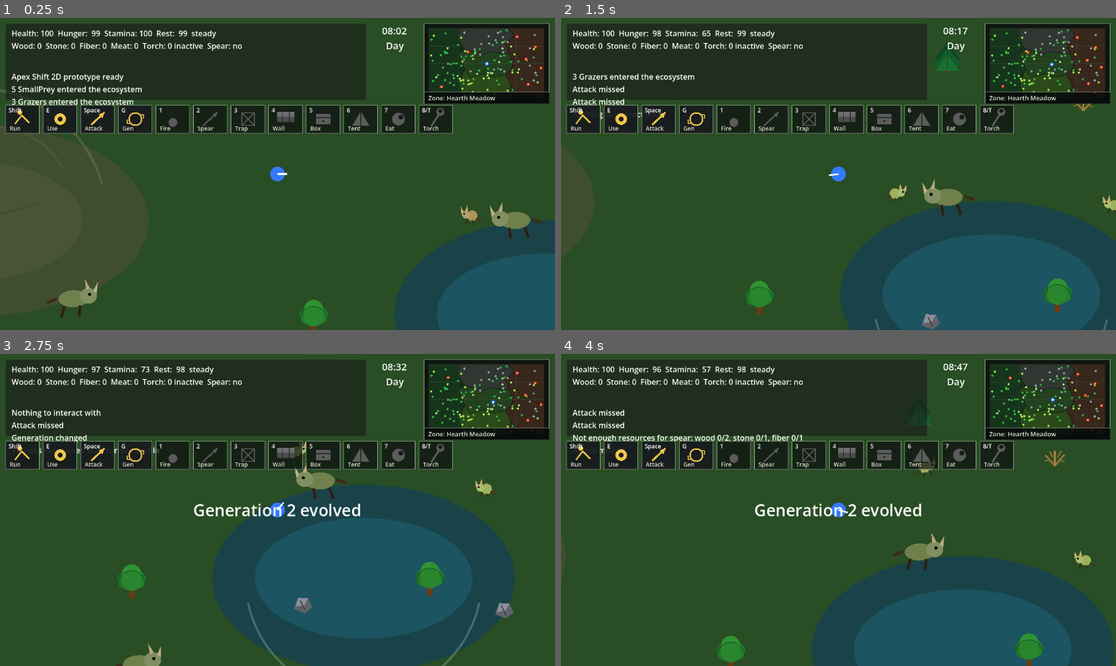
Above: before the commit, frames 1-4 (two rows, left to right).
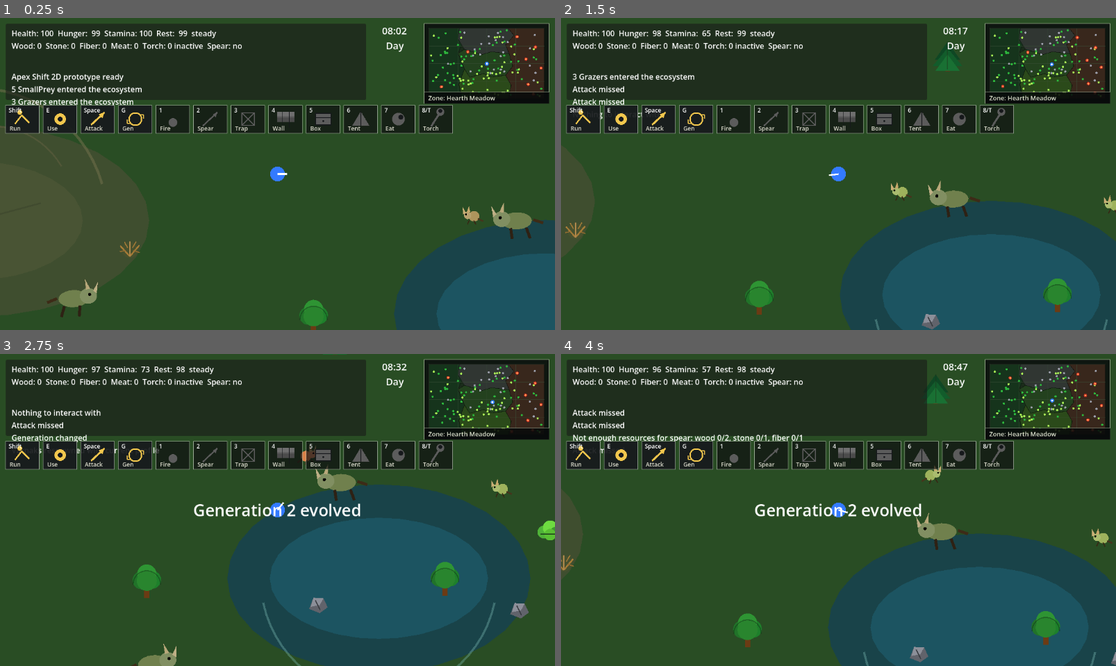
Above: after the commit, the same moments.

Repository: krisstoof/apex-shift-2d
Game: Godot game, scene res://scenes/main.tscn
Same seed, same stepped clock (60 frames per second), same inputs: the game is played once before the commit and once after it.
Inputs (mouse positions are in pixels of both pictures, inside the frame that each line leads up to):
- Up to frame 1 (0.25 s): no input
- Up to frame 2 (1.5 s): tap Enter at 0.5 s; move the mouse to (960, 158) at 0.52 s; hold D (move_right) 0.53-1.28 s; hold Shift 0.53-1.28 s; click (960, 158) at 0.67 s; tap Space at 0.77 s; move the mouse to (727, 189) at 1.27 s; hold S (move_down) from 1.28 s (still down); tap E at 1.35 s
- Up to frame 3 (2.75 s): tap Space at 1.52 s; move the mouse to (333, 441) at 2.02 s; release S (move_down) at 2.03 s; hold D (move_right) from 2.03 s (still down); tap G at 2.1 s
- Up to frame 4 (4 s): move the mouse to (810, 572) at 2.77 s; release D (move_right) at 2.78 s; hold W (move_up) 2.78-3.53 s; tap 1 at 2.85 s; click (810, 572) at 2.92 s; tap Space at 3.02, 3.77 s; move the mouse to (1005, 556) at 3.52 s; hold A (move_left) from 3.53 s (still down); tap 2 at 3.6 s

The runs differ from the first frame. In frame 1, 0.3% of the frame differs, in the area x 21-98%, y 4-77%; in frame 2, 0.6%; in frame 3, 6.0%; in frame 4, 6.9%, in the area x 0-100%, y 4-100%.

Commit message:
feature/#74 Add ponds as terrain landmarks and water sources

Diff:
--- a/scripts/creatures/grazer.gd
+++ b/scripts/creatures/grazer.gd
@@ -205,7 +205,7 @@
 	if direction.length_squared() <= 1.0:
 		velocity = Vector2.ZERO
 		return
-	velocity = direction.normalized() * move_speed
+	velocity = direction.normalized() * move_speed * _get_terrain_speed_multiplier()
 	_face_target(target)
 
 
@@ -317,6 +317,13 @@
 
 func _get_world_rect() -> Rect2:
 	return WORLD_CONFIG.WORLD_RECT.grow(-WORLD_EDGE_PADDING)
+
+
+func _get_terrain_speed_multiplier() -> float:
+	var world := get_tree().current_scene.get_node_or_null("World")
+	if world and world.has_method("get_terrain_speed_multiplier"):
+		return float(world.get_terrain_speed_multiplier(global_position))
+	return 1.0
 
 
 func _set_state(next_state: State) -> void:
--- a/scripts/creatures/small_prey.gd
+++ b/scripts/creatures/small_prey.gd
@@ -146,7 +146,7 @@
 	if direction.length_squared() <= 1.0:
 		velocity = Vector2.ZERO
 		return
-	velocity = direction.normalized() * move_speed
+	velocity = direction.normalized() * move_speed * _get_terrain_speed_multiplier()
 	_face_target(target)
 
 
@@ -237,6 +237,13 @@
 
 func _get_world_rect() -> Rect2:
 	return WORLD_CONFIG.WORLD_RECT.grow(-WORLD_EDGE_PADDING)
+
+
+func _get_terrain_speed_multiplier() -> float:
+	var world := get_tree().current_scene.get_node_or_null("World")
+	if world and world.has_method("get_terrain_speed_multiplier"):
+		return float(world.get_terrain_speed_multiplier(global_position))
+	return 1.0
 
 
 func _set_state(next_state: State) -> void:
--- a/scripts/creatures/varnak.gd
+++ b/scripts/creatures/varnak.gd
@@ -328,7 +328,7 @@
 	if direction.length_squared() <= 1.0:
 		velocity = Vector2.ZERO
 		return
-	velocity = direction.normalized() * move_speed
+	velocity = direction.normalized() * move_speed * _get_terrain_speed_multiplier()
 	_face_target(target)
 
 
@@ -439,6 +439,13 @@
 
 func _get_world_rect() -> Rect2:
 	return WORLD_CONFIG.WORLD_RECT.grow(-WORLD_EDGE_PADDING)
+
+
+func _get_terrain_speed_multiplier() -> float:
+	var world := get_tree().current_scene.get_node_or_null("World")
+	if world and world.has_method("get_terrain_speed_multiplier"):
+		return float(world.get_terrain_speed_multiplier(global_position))
+	return 1.0
 
 
 func _die(source: String) -> void:
--- a/scripts/player/player.gd
+++ b/scripts/player/player.gd
@@ -54,7 +54,7 @@
 	_face_mouse()
 	var input_vector := Input.get_vector("move_left", "move_right", "move_up", "move_down")
 	var wants_run := Input.is_key_pressed(KEY_SHIFT) and stats.can_run() and input_vector.length() > 0.0
-	var speed := (run_speed if wants_run else walk_speed) * stats.get_speed_multiplier()
+	var speed := (run_speed if wants_run else walk_speed) * stats.get_speed_multiplier() * _get_terrain_speed_multiplier()
 	velocity = input_vector * speed
 	move_and_slide()
 	global_position.x = clamp(global_position.x, -world_limits.x, world_limits.x)
@@ -124,6 +124,13 @@
 	return torch_remaining_seconds if is_torch_active() else 0.0
 
 
+func _get_terrain_speed_multiplier() -> float:
+	var world := get_tree().current_scene.get_node_or_null("World")
+	if world and world.has_method("get_terrain_speed_multiplier"):
+		return float(world.get_terrain_speed_multiplier(global_position))
+	return 1.0
+
+
 func debug_add_item(item_name: String, amount := 1) -> void:
 	if item_name == "spear":
 		has_spear = true
--- a/scripts/ui/debug_panel.gd
+++ b/scripts/ui/debug_panel.gd
@@ -314,6 +314,10 @@
 	])
 	lines.append("Landmarks: %s" % _get_landmark_summary_text())
 	lines.append("Hill markers: %d" % get_tree().get_nodes_in_group("hill_landmarks").size())
+	lines.append("Pond markers: %d | Water sources: %d" % [
+		get_tree().get_nodes_in_group("pond_landmarks").size(),
+		get_tree().get_nodes_in_group("water_sources").size()
+	])
 	lines.append("Growth: %s" % _get_resource_growth_text())
 	return "\n".join(lines)
 
--- a/scripts/world/world.gd
+++ b/scripts/world/world.gd
@@ -25,6 +25,10 @@
 const CREATURE_BOUND_GROUPS := ["varnak", "small_prey", "grazer"]
 const CREATURE_BOUND_TELEPORT_PADDING := 36.0
 const HILL_RESOURCE_BLOCK_RADIUS_FACTOR := 0.72
+const POND_SPEED_MULTIPLIER := 0.68
+const POND_VEGETATION_BONUS_COUNT := 3
+const POND_VEGETATION_RING_MIN_FACTOR := 0.82
+const POND_VEGETATION_RING_MAX_FACTOR := 1.35
 
 var evolution_director: Node
 var day_night_system: Node
@@ -36,6 +40,7 @@
 var small_prey_spawn_timer := 0.0
 var landmarks: Array[Dictionary] = []
 var hill_landmarks: Array[Dictionary] = []
+var pond_landmarks: Array[Dictionary] = []
 
 func _ready() -> void:
 	await get_tree().process_frame
@@ -76,6 +81,15 @@
 	return landmarks.duplicate(true)
 
 
+func get_terrain_speed_multiplier(position: Vector2) -> float:
+	for pond in pond_landmarks:
+		var center := Vector2(pond.get("position", Vector2.ZERO))
+		var radius := float(pond.get("radius", 0.0))
+		if position.distance_to(center) <= radius:
+			return POND_SPEED_MULTIPLIER
+	return 1.0
+
+
 func get_creatures_out_of_bounds_count() -> int:
 	return _get_out_of_bounds_creatures().size()
 
@@ -101,26 +115,35 @@
 func _create_landmarks() -> void:
 	landmarks = WORLD_CONFIG.get_landmarks()
 	hill_landmarks.clear()
+	pond_landmarks.clear()
 	for landmark in landmarks:
-		if str(landmark.get("type", "")) == "hill":
-			hill_landmarks.append(landmark)
-			_create_hill_area(landmark)
-
-
-func _create_hill_area(landmark: Dictionary) -> void:
+		match str(landmark.get("type", "")):
+			"hill":
+				hill_landmarks.append(landmark)
+				_create_landmark_area(landmark, "hill_landmarks")
+			"pond":
+				pond_landmarks.append(landmark)
+				_create_landmark_area(landmark, "pond_landmarks")
+
+
+func _create_landmark_area(landmark: Dictionary, group_name: String) -> void:
 	var area := Area2D.new()
-	area.name = str(landmark.get("id", "hill"))
+	area.name = str(landmark.get("id", "landmark"))
 	area.global_position = Vector2(landmark.get("position", Vector2.ZERO))
 	area.collision_layer = 0
 	area.collision_mask = 0
 	area.monitoring = false
 	area.monitorable = false
 	area.set_meta("landmark_id", str(landmark.get("id", "")))
-	area.set_meta("landmark_type", "hill")
+	area.set_meta("landmark_type", str(landmark.get("type", "")))
 	area.set_meta("biome_id", str(landmark.get("biome_id", "")))
 	area.set_meta("gameplay_tags", landmark.get("gameplay_tags", []))
+	if str(landmark.get("type", "")) == "pond":
+		area.set_meta("terrain_speed_multiplier", POND_SPEED_MULTIPLIER)
 	area.add_to_group("landmarks")
-	area.add_to_group("hill_landmarks")
+	area.add_to_group(group_name)
+	if str(landmark.get("type", "")) == "pond":
+		area.add_to_group("water_sources")
 	var shape := CollisionShape2D.new()
 	var circle := CircleShape2D.new()
 	circle.radius = float(landmark.get("radius", 120.0))
@@ -142,6 +165,7 @@
 	_spawn_resource_kind("rock", WORLD_CONFIG.ROCK_COUNT, used_positions, player_position)
 	_spawn_resource_kind("bush", green_bush_count, used_positions, player_position)
 	_spawn_resource_kind("dry_bush", dry_bush_count, used_positions, player_position)
+	_spawn_pond_vegetation(used_positions, player_position)
 	call_deferred("_sync_all_biome_vegetation")
 
 
@@ -149,6 +173,35 @@
 	for _i in count:
 		if not _try_spawn_resource(resource_kind, used_positions, player_position):
 			push_warning("Could not find a valid spawn position for %s" % resource_kind)
+
+
+func _spawn_pond_vegetation(used_positions: Array[Vector2], player_position: Vector2) -> void:
+	for pond in pond_landmarks:
+		var biome := _get_biome_for_id(str(pond.get("biome_id", "")))
+		if biome.is_empty():
+			continue
+		for i in POND_VEGETATION_BONUS_COUNT:
+			var kind := "bush" if i % 2 == 0 else "dry_bush"
+			_try_spawn_resource_near_pond(kind, pond, biome, used_positions, player_position)
+
+
+func _try_spawn_resource_near_pond(resource_kind: String, pond: Dictionary, biome: Dictionary, used_positions: Array[Vector2], player_position: Vector2) -> bool:
+	var center := Vector2(pond.get("position", Vector2.ZERO))
+	var radius := float(pond.get("radius", 100.0))
+	for _attempt in WORLD_CONFIG.RESOURCE_SPAWN_ATTEMPTS:
+		var angle := resource_rng.randf_range(0.0, TAU)
+		var distance := resource_rng.randf_range(radius * POND_VEGETATION_RING_MIN_FACTOR, radius * POND_VEGETATION_RING_MAX_FACTOR)
+		var candidate := center + Vector2.RIGHT.rotated(angle) * distance
+		if not _is_point_in_biome(candidate, biome):
+			continue
+		if _is_resource_blocked_by_hill(resource_kind, candidate):
+			continue
+		if not _is_valid_resource_position(candidate, used_positions, player_position):
+			continue
+		used_positions.append(candidate)
+		_spawn_resource_at(resource_kind, candidate)
+		return true
+	return false
 
 
 func _spawn_resource_at(resource_kind: String, pos: Vector2) -> Node:
